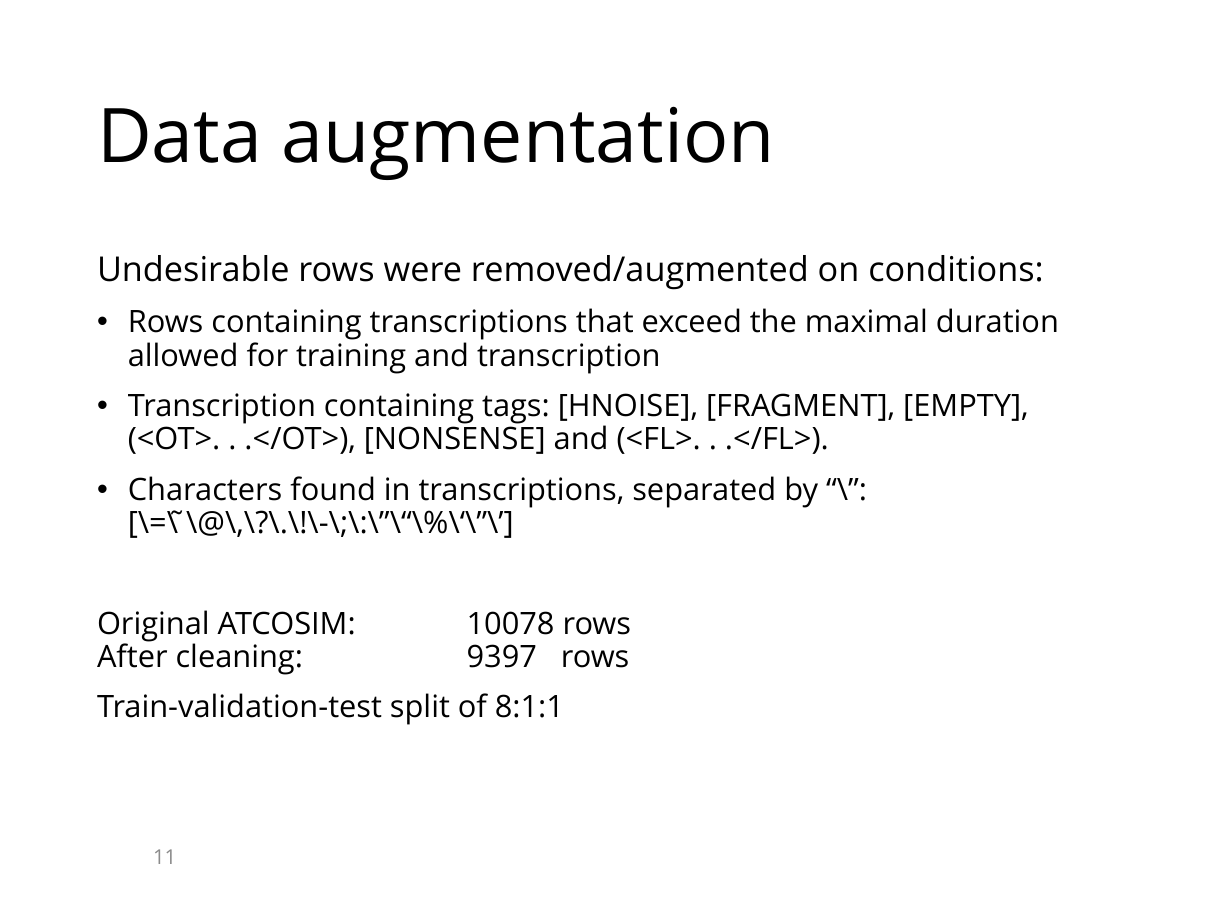
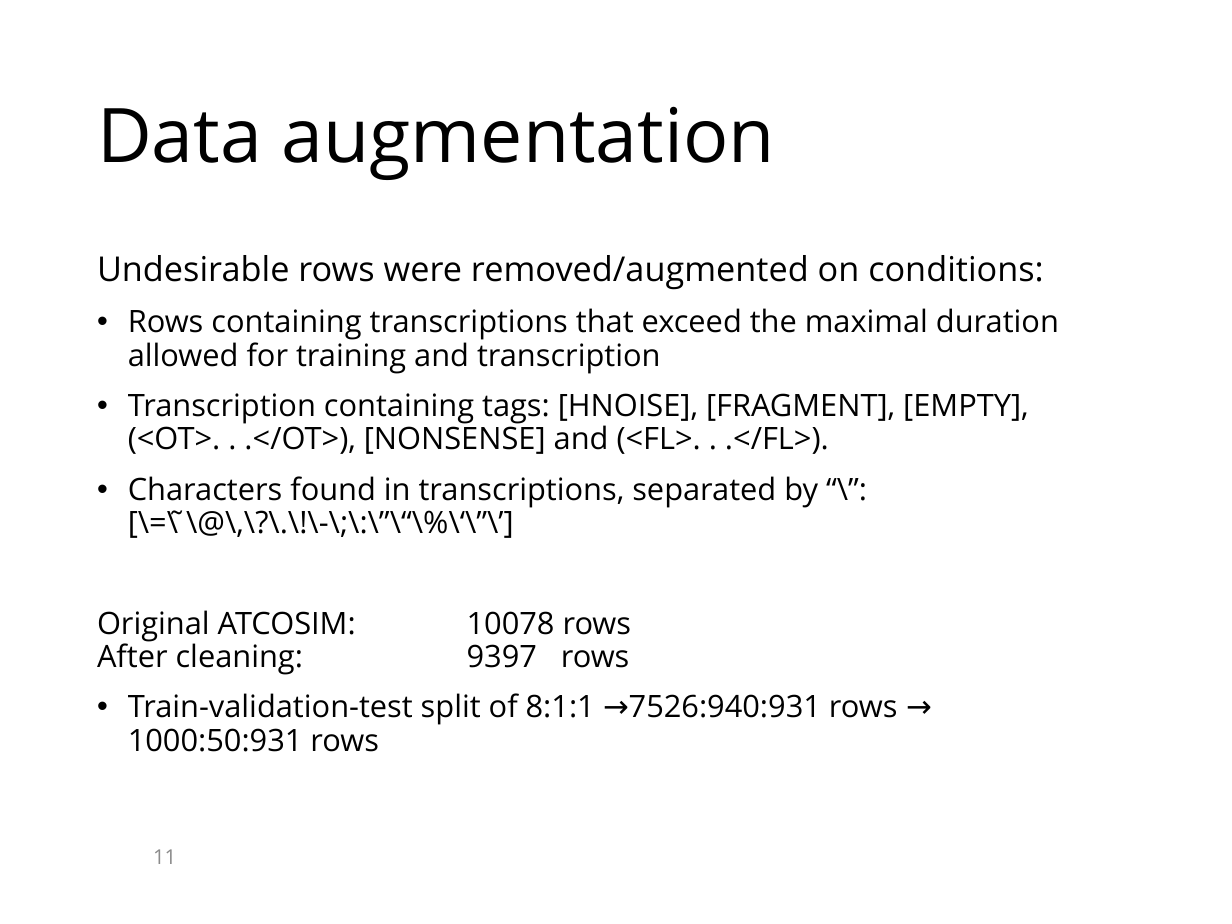
Before and after one commit to KaranChand/ATC, a slide deck: slide 11 of PowerPoint_presentation_template.pptx. Drawn at 1232x924 pixels with LibreOffice and Linux fonts; fonts in the diff are those of the drawing; background and template pictures are left out. Boxes give left, top, right and bottom in pixels: in the first picture for what was removed or moved away, otherwise in the second. Text is boxed around its words. In the diff, an @@ line names an element or a change of style, - is before the commit and + after.

Commit message:
updated presentation

```diff
--- a/PowerPoint_presentation_template.pptx
+++ b/PowerPoint_presentation_template.pptx
@@ text at [128, 693, 898, 752]: text changed @@
-Train-validation-test split of 8:1:1
+• Train-validation-test split of 8:1:1 →7526:940:931 rows →
+  1000:50:931 rows
```
Also in this commit, not shown: 2 other slides changed, 5 slides added, 1 slide removed.
